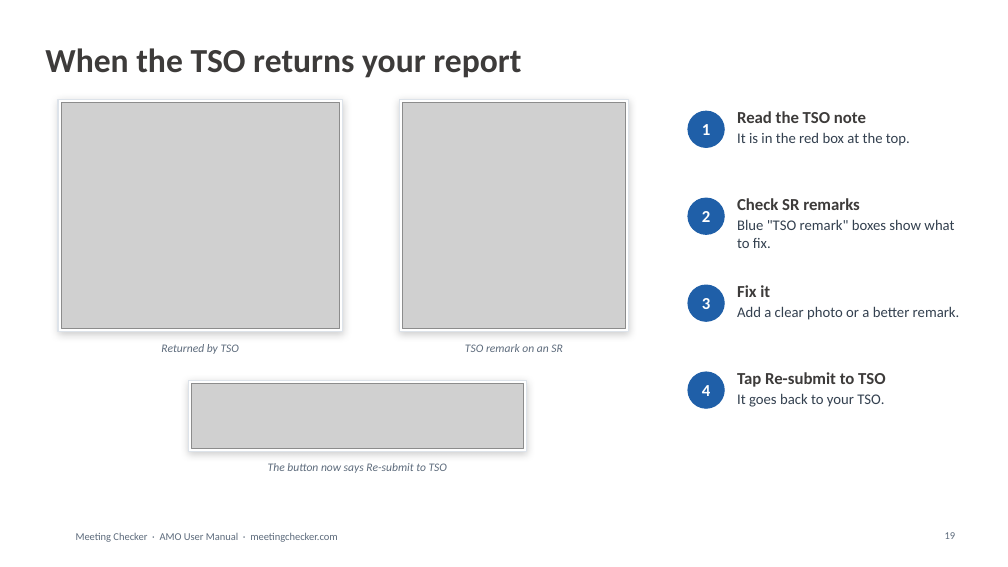
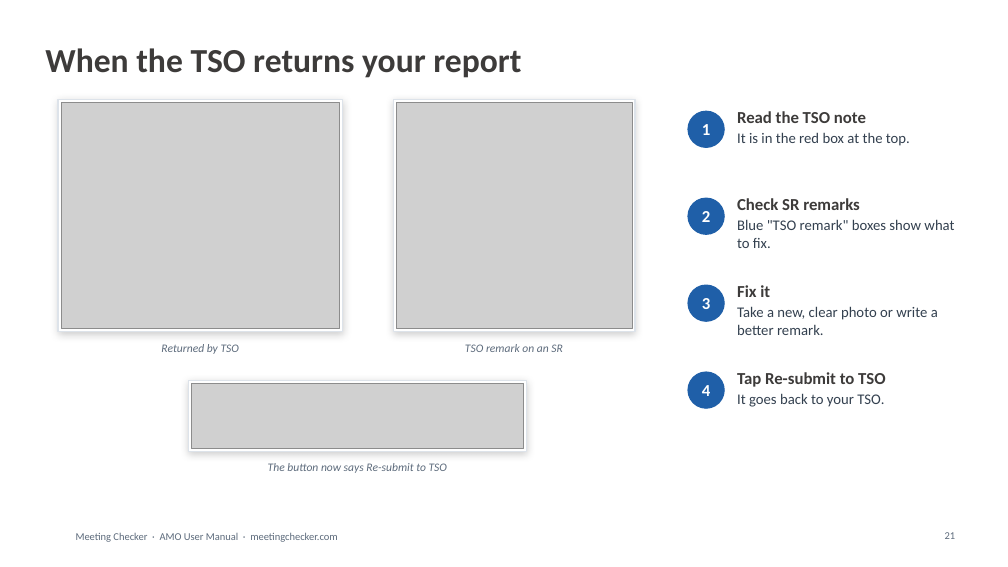
Before and after one commit to asefameerador96-ctrl/Meeting-Checker, a slide deck: slide 21 of docs/user-manuals/Meeting_Checker_AMO_User_Manual.pptx (slide 19 before the commit). Drawn at 1008x567 pixels with LibreOffice and Linux fonts; fonts in the diff are those of the drawing; grey boxes stand for pictures; background and template pictures are left out. Boxes give left, top, right and bottom in pixels: in the first picture for what was removed or moved away, otherwise in the second. Text is boxed around its words. In the diff, an @@ line names an element or a change of style, - is before the commit and + after.

```diff
--- a/docs/user-manuals/Meeting_Checker_AMO_User_Manual.pptx
+++ b/docs/user-manuals/Meeting_Checker_AMO_User_Manual.pptx
@@ rectangle: place and size @@
-rectangle at [399,99,628,332]
+rectangle at [393,99,635,332]
@@ picture: place and size @@
-picture at [402,102,625,329]
+picture at [396,102,632,329]
@@ text at [737,306,938,335]: text changed @@
-Add a clear photo or a better remark.
+Take a new, clear photo or write a better remark.
@@ page number at [945,532,956,539]: text changed @@
-19
+21
```
Also in this commit, not shown: 10 other slides changed, 4 slides added, 2 slides removed, 24 other files.
